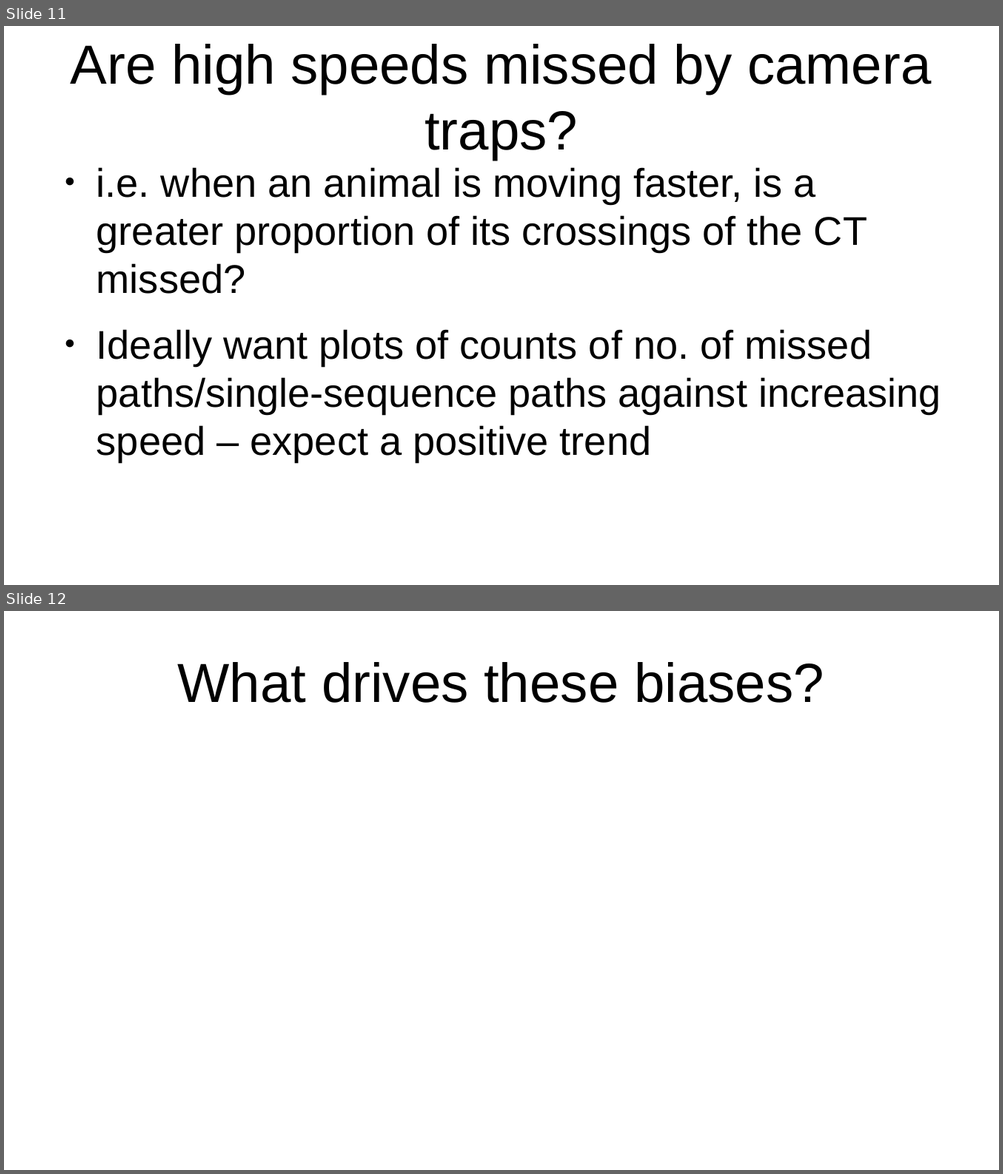
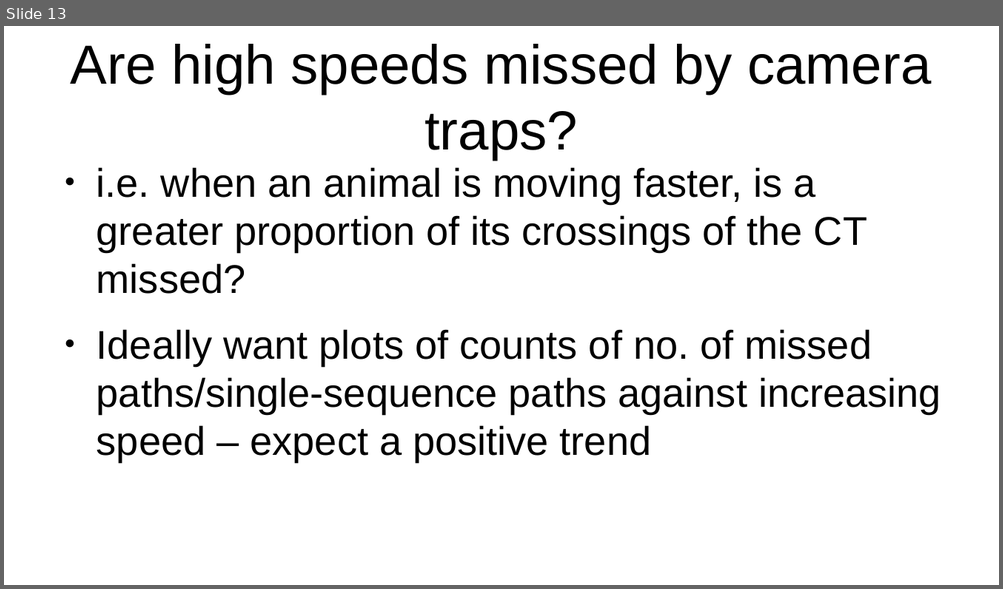
Before and after one commit to lizziebru/CamtrapSimulation, a slide deck: writeup/Camtrapsim_pres.odp. Shown one above the other, each under a label of ours: slides 11 and 12 before the commit, slide 13 after it. The pictures are 1003x1174 and 1003x589 pixels, drawn with LibreOffice and Linux fonts; fonts in the diff are those of the drawing. Boxes give left, top, right and bottom in pixels: in the first picture for what was removed or moved away, otherwise in the second. Text is boxed around its words. In the diff, an @@ line names an element or a change of style, - is before the commit and + after.

```diff
--- a/writeup/Camtrapsim_pres.odp
+++ b/writeup/Camtrapsim_pres.odp
@@ slide 12 removed at (4,611,999,1170), background #FFFFFF @@
@@ title removed at (178,662,824,703) @@
-What drives these biases?
@@ what was slide 11 is now slide 13 @@
```
Also in this commit, not shown: 1 slide changed, 10 slides added, 2 other slides removed, 3 other files.
